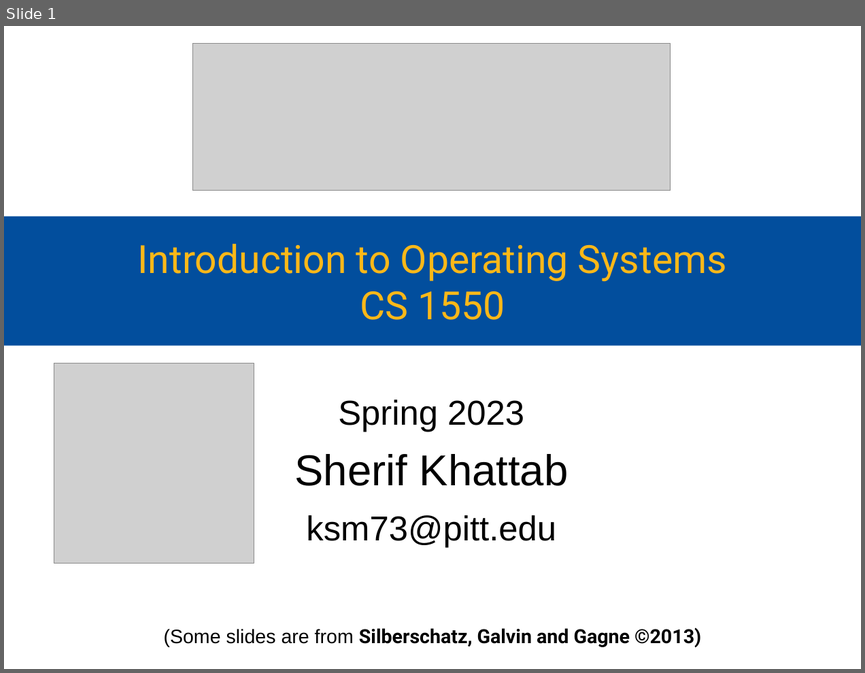
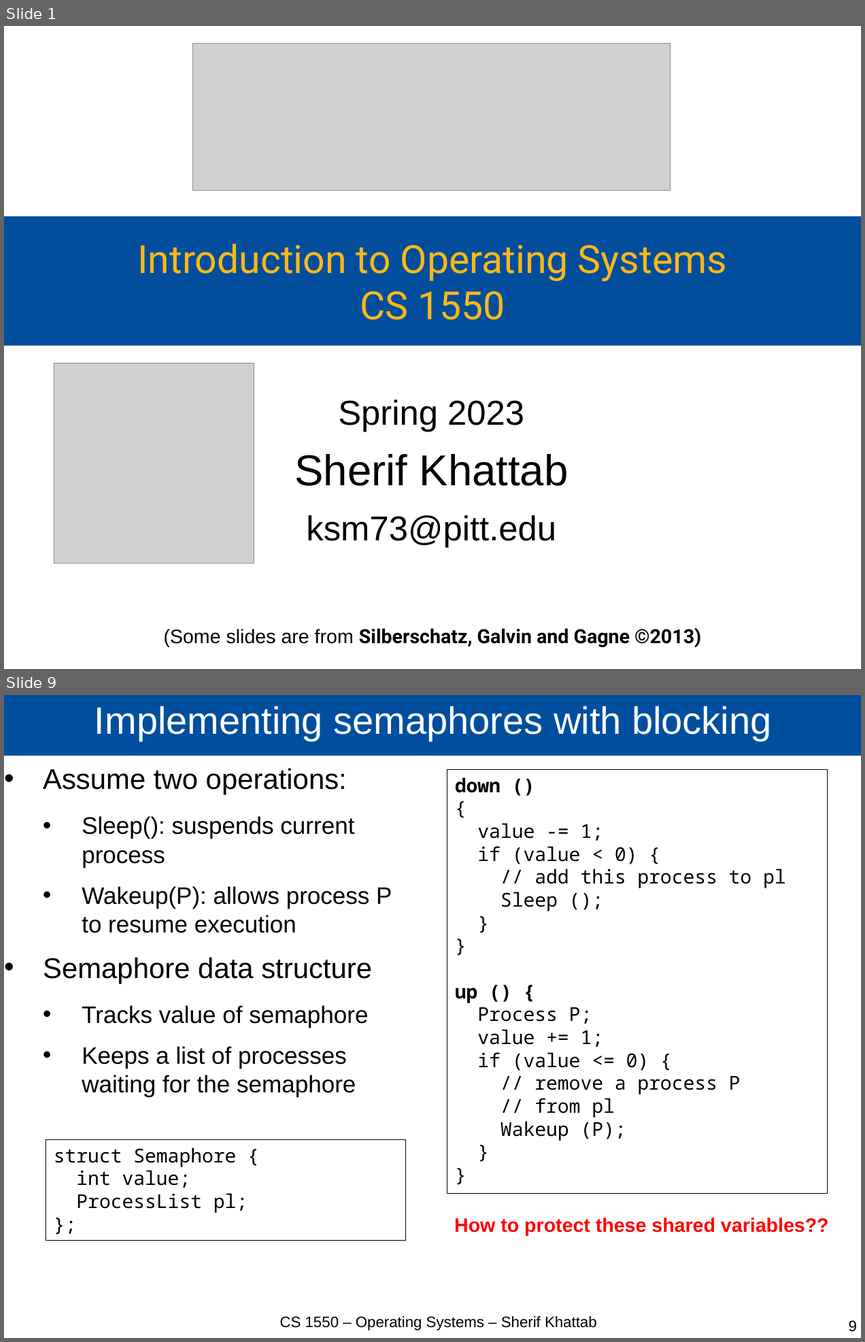
Before and after one commit to cs1550-2244/cs1550-code-handouts, a slide deck: DraftSlides/Lecture4.pptx. Shown one above the other, each under a label of ours: slide 1 before the commit, slides 1 and 9 after it; the slides between them are not shown. The pictures are 865x673 and 865x1342 pixels, drawn with LibreOffice and Linux fonts; fonts in the diff are those of the drawing; grey boxes stand for pictures. Boxes give left, top, right and bottom in pixels: in the first picture for what was removed or moved away, otherwise in the second. Text is boxed around its words. In the diff, an @@ line names an element or a change of style, - is before the commit and + after.

```diff
--- a/DraftSlides/Lecture4.pptx
+++ b/DraftSlides/Lecture4.pptx
@@ slide 9 added at bbox=[4, 695, 861, 1338], background #FFFFFF @@
@@ title added at bbox=[4, 695, 861, 756], fill #004F9E, 35.3 pt, text #FFFFFF @@
+Implementing semaphores with blocking
@@ text added at bbox=[43, 768, 392, 1097], 22.1 pt, text #000000 @@
+• Assume two operations:
+  • Sleep(): suspends current process
+  • Wakeup(P): allows process P to resume execution
+• Semaphore data structure
+  • Tracks value of semaphore
+  • Keeps a list of processes waiting for the semaphore
@@ rectangle added at bbox=[447, 770, 828, 1193], outline #000000 0.5 pt, 17.6 pt, text #000000 @@
+down ()
+{
+value -= 1;
+if (value < 0) {
+// add this process to pl
+Sleep ();
+}
+}
+up () {
+Process P;
+value += 1;
+if (value <= 0) {
+// remove a process P
+// from pl
+Wakeup (P);
+}
+}
@@ rectangle added at bbox=[45, 1139, 406, 1239], outline #000000 0.5 pt, 17.6 pt, text #000000 @@
+struct Semaphore {
+int value;
+ProcessList pl;
+};
@@ text added at bbox=[454, 1217, 829, 1236], 18 pt, text #FF0000, bold @@
+How to protect these shared variables??
@@ text added at bbox=[280, 1316, 597, 1330], 14 pt, text #000000 @@
+CS 1550 – Operating Systems – Sherif Khattab
@@ page number added at bbox=[849, 1320, 857, 1331], 14 pt, text #000000 @@
+9
```
Also in this commit, not shown: 10 slides changed, 10 other slides added, 3 other files.
